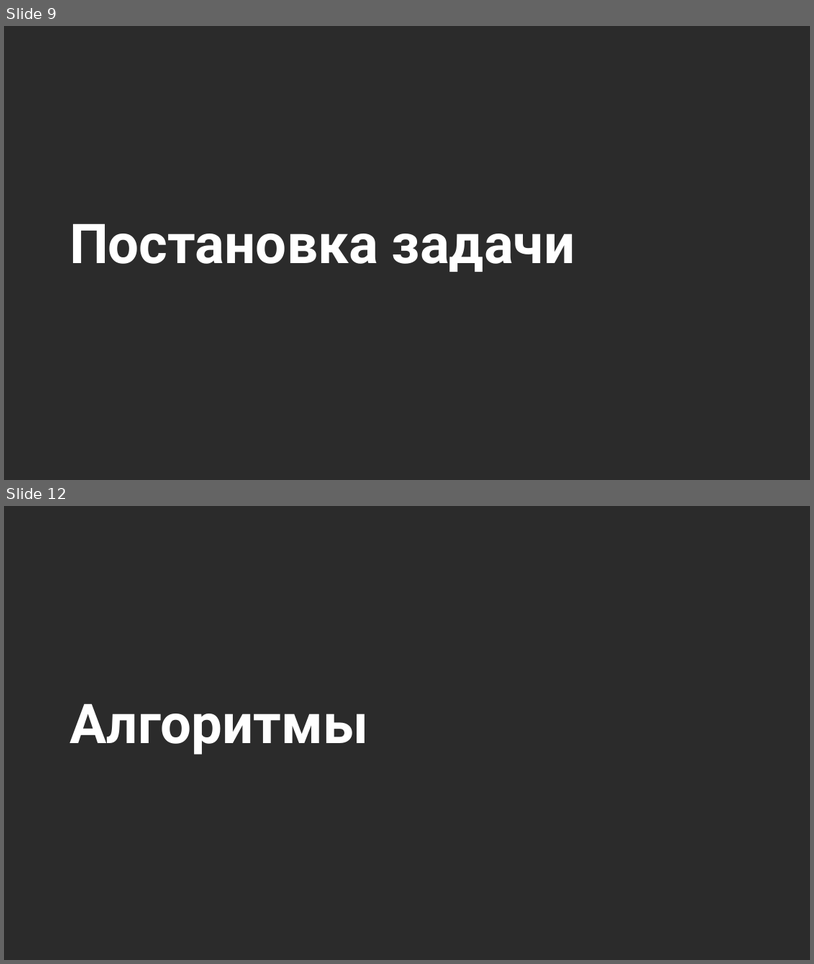
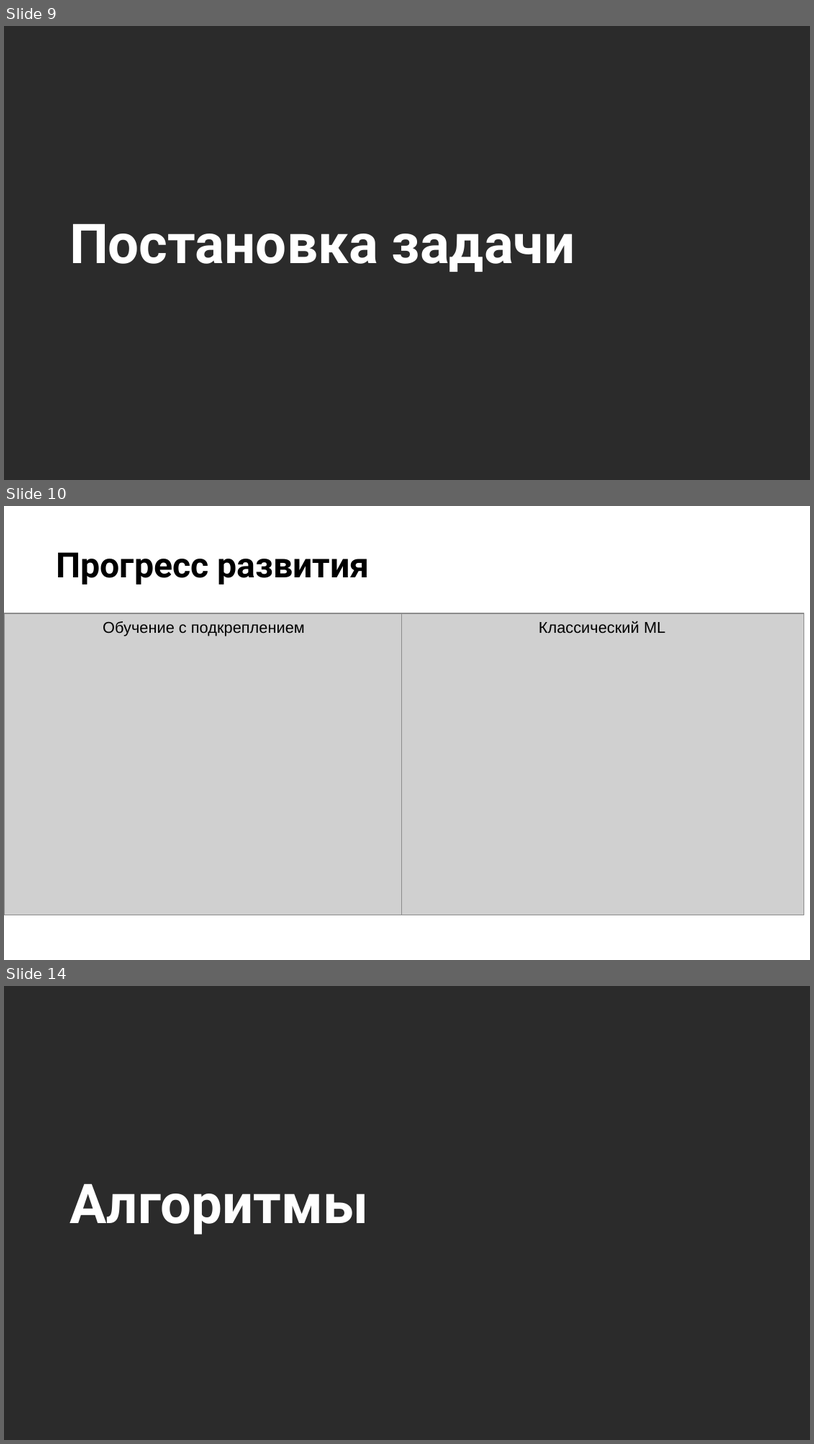
Before and after one commit to stureiko/Otus_lectures, a slide deck: RL/03 - Продвинутые темы Reinforcement Learning/03 - 02 Multiagent learning (MARL - DDPG)/MARL DDPG.pptx. Shown one above the other, each under a label of ours: slides 9 and 12 before the commit, slides 9, 10 and 14 after it; the slides between them are not shown. The pictures are 814x964 and 814x1444 pixels, drawn with LibreOffice and Linux fonts; fonts in the diff are those of the drawing; grey boxes stand for pictures; background and template pictures are left out; a plain dark background stands for a picture behind light text. Boxes give left, top, right and bottom in pixels: in the first picture for what was removed or moved away, otherwise in the second. Text is boxed around its words. In the diff, an @@ line names an element or a change of style, - is before the commit and + after.

```diff
--- a/RL/03 - Продвинутые темы Reinforcement Learning/03 - 02 Multiagent learning (MARL - DDPG)/MARL DDPG.pptx
+++ b/RL/03 - Продвинутые темы Reinforcement Learning/03 - 02 Multiagent learning (MARL - DDPG)/MARL DDPG.pptx
@@ slide 10 added at [4,506,810,960], background picture (left out) @@
@@ title added at [56,552,370,584], 31 pt, text #000000, bold @@
+Прогресс развития
@@ picture added at [4,613,406,915] @@
@@ picture added at [401,613,804,915] @@
@@ text added at [103,621,305,636], 14 pt, text #000000 @@
+Обучение с подкреплением
@@ text added at [539,621,666,633], 14 pt, text #000000 @@
+Классический ML
@@ what was slide 12 is now slide 14 @@
```
Also in this commit, not shown: 11 slides changed, 4 other slides added, 3 slides removed, 1 other file.
